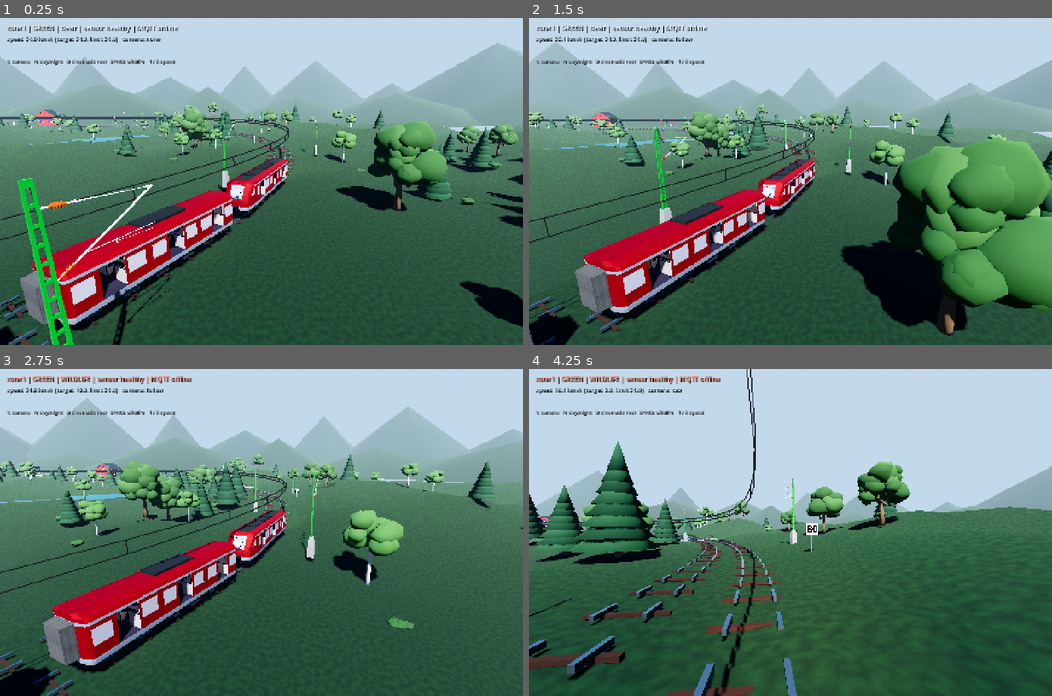
Above: before the commit, frames 1-4 (two rows, left to right).
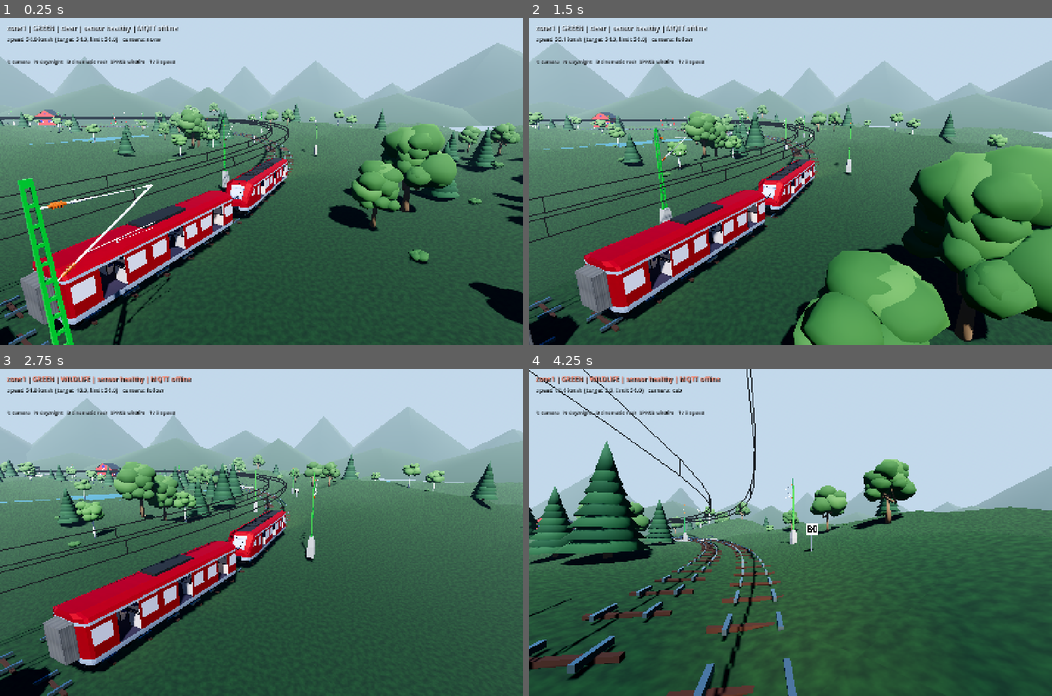
Above: after the commit, the same moments.

Repository: Kathir-Kalidass/railway-digital-twin
Game: Godot game, scene res://scenes/lts_full.tscn
Same seed, same stepped clock (60 frames per second), same inputs: the game is played once before the commit and once after it.
Inputs (mouse positions are in pixels of both pictures, inside the frame that each line leads up to):
- Up to frame 1 (0.25 s): no input
- Up to frame 2 (1.5 s): tap Enter at 0.5 s; move the mouse to (905, 165) at 0.52 s; hold Up (ui_up) 0.53-1.28 s; hold Ctrl 0.53-1.28 s; click (905, 165) at 0.67 s; tap Space at 0.77, 1.07 s; move the mouse to (685, 197) at 1.27 s; hold Down (ui_down) from 1.28 s (still down); tap F at 1.35 s
- Up to frame 3 (2.75 s): tap Space at 1.52, 1.82 s; move the mouse to (313, 460) at 2.02 s; release Down (ui_down) at 2.03 s; hold Up (ui_up) from 2.03 s (still down); tap 2 at 2.1 s
- Up to frame 4 (4.25 s): move the mouse to (764, 597) at 2.77 s; tap R at 2.85 s; click (764, 597) at 2.92 s; tap Space at 3.02, 3.32, 3.77, 4.07 s; move the mouse to (947, 581) at 3.52 s; release Up (ui_up) at 3.53 s; hold Down (ui_down) from 3.53 s (still down); tap C at 3.6 s

The runs differ from the first frame. In frame 1, 6.4% of the frame differs, in the area x 0-100%, y 25-95%; in frame 2, 18%, in the area x 0-100%, y 26-100%; in frame 3, 5.0%; in frame 4, 5.8%.

Commit message:
feat(godot): catenary over both tracks and tree clearance

Diff:
--- a/godot/src/scenery_director.gd
+++ b/godot/src/scenery_director.gd
@@ -477,12 +477,19 @@
 	var material := StandardMaterial3D.new()
 	material.albedo_color = Color(0.16, 0.17, 0.18)
 	material.shading_mode = BaseMaterial3D.SHADING_MODE_UNSHADED
+	_build_track_wires(_track, "CatenaryWiresUP", material)
+	var down := _inner_track()
+	if down:
+		_build_track_wires(down, "CatenaryWiresDOWN", material)
+
+
+func _build_track_wires(track: LTSTrack, node_name: String, material: StandardMaterial3D) -> void:
 	var mesh := ImmediateMesh.new()
 	mesh.surface_begin(Mesh.PRIMITIVE_LINES, material)
 	var distance := 0.0
-	while distance < _track.length - 6.0:
-		var a := _pose(distance).origin
-		var b := _pose(distance + 6.0).origin
+	while distance < track.length - 6.0:
+		var a := track.get_global_transform_at_distance(distance).origin
+		var b := track.get_global_transform_at_distance(distance + 6.0).origin
 		for height in [5.55, 6.45]:
 			mesh.surface_add_vertex(a + Vector3.UP * height)
 			mesh.surface_add_vertex(b + Vector3.UP * height)
@@ -492,16 +499,20 @@
 		distance += 6.0
 	mesh.surface_end()
 	var instance := MeshInstance3D.new()
-	instance.name = "CatenaryWires"
+	instance.name = node_name
 	instance.mesh = mesh
 	add_child(instance)
+
+
+func tree_roots() -> Array[Node3D]:
+	return _tree_roots
 
 
 func _scatter_trees() -> void:
 	for index in tree_count:
 		var distance := _rng.randf_range(6.0, _track.length - 6.0)
 		var side := -1.0 if _rng.randf() < 0.5 else 1.0
-		var offset := _rng.randf_range(11.0, 62.0)
+		var offset := _rng.randf_range(12.0, 62.0)
 		var pose := _pose(distance, side * offset)
 		if absf(pose.origin.x) > 238.0 or absf(pose.origin.z) > 238.0:
 			continue
--- /dev/null
+++ b/godot/tests/test_catenary_double.gd
@@ -0,0 +1,55 @@
+extends SceneTree
+
+
+func _initialize() -> void:
+	call_deferred("_run")
+
+
+func _run() -> void:
+	var a := Assert.new()
+	var scene: Node3D = load("res://scenes/lts_full.tscn").instantiate()
+	scene.get_node("MQTTBridge").connect_on_ready = false
+	root.add_child(scene)
+	await process_frame
+
+	var scenery := scene.get_node("Scenery") as SceneryDirector
+	var down := scene.get_node("InnerTrack") as LTSTrack
+	var up := scene.get_node("Track") as LTSTrack
+
+	for node_name in ["CatenaryWiresUP", "CatenaryWiresDOWN"]:
+		var wires := scenery.get_node_or_null(node_name) as MeshInstance3D
+		a.ok(wires != null, "%s exists" % node_name)
+		if wires:
+			a.ok(wires.mesh != null and wires.mesh.get_surface_count() >= 1, "%s has wire geometry" % node_name)
+
+	var down_wires := scenery.get_node_or_null("CatenaryWiresDOWN") as MeshInstance3D
+	if down_wires:
+		for distance in [60.0, 300.0, 600.0]:
+			var target: Vector3 = down.get_global_transform_at_distance(distance).origin + Vector3(0.0, 5.55, 0.0)
+			a.ok(_mesh_has_vertex_near(down_wires.mesh, target, 0.35),
+				"DOWN catenary passes above the track at %.0f m" % distance)
+
+	for tree in scenery.tree_roots():
+		var position: Vector3 = tree.global_position
+		var direction := 0.0
+		while direction <= up.length:
+			var up_sample := up.get_global_transform_at_distance(direction).origin
+			a.ok(Vector2(position.x - up_sample.x, position.z - up_sample.z).length() > 5.0,
+				"no tree within 5 m of the UP centre line")
+			var down_sample := down.get_global_transform_at_distance(direction * down.length / up.length).origin
+			a.ok(Vector2(position.x - down_sample.x, position.z - down_sample.z).length() > 5.0,
+				"no tree within 5 m of the DOWN centre line")
+			direction += 8.0
+
+	scene.queue_free()
+	await process_frame
+	quit(a.report("test_catenary_double"))
+
+
+func _mesh_has_vertex_near(mesh: Mesh, target: Vector3, tolerance: float) -> bool:
+	var arrays := mesh.surface_get_arrays(0)
+	var vertices: PackedVector3Array = arrays[Mesh.ARRAY_VERTEX]
+	for vertex in vertices:
+		if vertex.distance_to(target) < tolerance:
+			return true
+	return false
